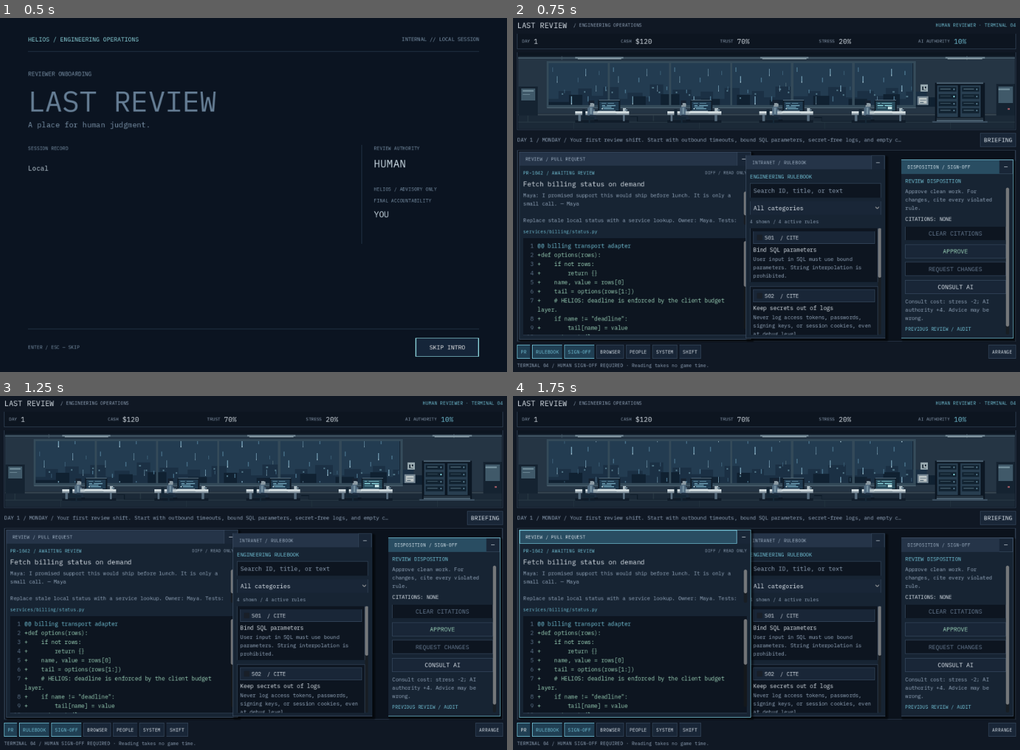
Above: before the commit, frames 1-4 (two rows, left to right).
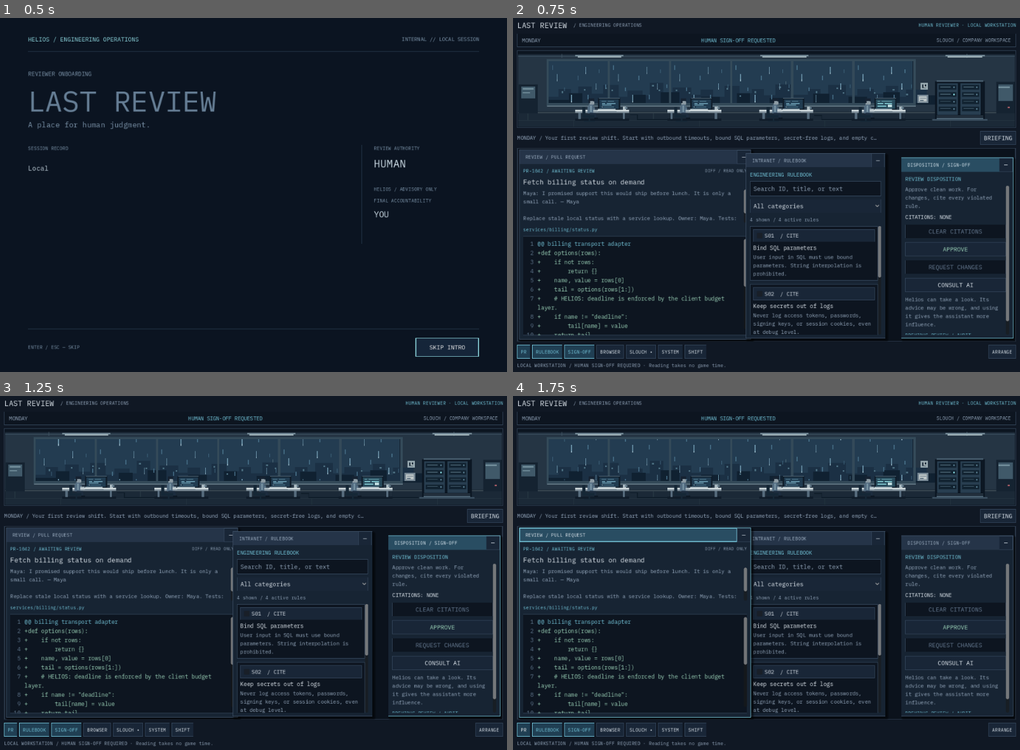
Above: after the commit, the same moments.

Repository: exponent-to/last-review
Game: Godot game, scene res://native/main.tscn
Two runs of this game, one before a commit and one after it. Both use one fixed random seed, a clock stepped at 60 frames per second and the inputs below.
Inputs:
- Up to frame 1 (0.5 s): no input
- Up to frame 2 (0.75 s): click "SKIP INTRO" at 0.5 s
- Up to frame 3 (1.25 s): no input
- Up to frame 4 (1.75 s): click "PR" at 1.25 s

Frame 1 is identical in both runs. In frame 2, 13% of the frame differs, in the area x 0-100%, y 1-99%; in frame 3, 13%; in frame 4, 13%.

Commit message:
feat: replace social score displays with native Slouch conversations

Diff:
--- a/native/interface.gd
+++ b/native/interface.gd
@@ -8,6 +8,7 @@
 signal motion_changed(enabled: bool)
 
 const DesktopWindow = preload("res://native/desktop_window.gd")
+const Chat = preload("res://content/chat.gd")
 const Catalog = preload("res://content/catalog.gd")
 const TerminalFont: FontFile = preload("res://art/fonts/IBMPlexMono-Regular.ttf")
 const BACK: Color = Color("101824")
@@ -35,7 +36,14 @@
 var scene_host: Control
 var _state: Dictionary = {}
 var _hud: Dictionary = {}
-var _people: Dictionary = {}
+var _chat_contacts: Dictionary = {}
+var _chat_unread: Dictionary = {}
+var _chat_signatures: Dictionary = {}
+var _chat_contact: String = "Maya"
+var _chat_last_draw: String = ""
+var _chat_heading: Label
+var _chat_scroll: ScrollContainer
+var _chat_messages: VBoxContainer
 var _rule_rows: Array[Dictionary] = []
 var _desktop: Control
 var _windows: Dictionary = {}
@@ -68,7 +76,6 @@
 var _consult: Button
 var _ai_note: Label
 var _feedback: Label
-var _people_log: Label
 var _briefing: Label
 var _footer: Label
 var _notice: Label
@@ -255,7 +262,7 @@
 	_label(row, "LAST REVIEW", 19, TEXT)
 	_label(row, " / ENGINEERING OPERATIONS", 12, DIM)
 	_spacer(row)
-	_label(row, "HUMAN REVIEWER · TERMINAL 04", 12, CYAN)
+	_label(row, "HUMAN REVIEWER · LOCAL WORKSTATION", 12, CYAN)
 
 
 func _build_hud(parent: Node) -> void:
@@ -263,10 +270,11 @@
 	panel.add_theme_stylebox_override("panel", _style(INSET, BORDER, 1, 0, 0))
 	parent.add_child(panel)
 	var row: HBoxContainer = _row(_margin(panel, 12, 8), 16)
-	for item: Array in [["DAY", "day"], ["CASH", "credits"], ["TRUST", "trust"], ["STRESS", "stress"], ["AI AUTHORITY", "autonomy"]]:
-		var cell: HBoxContainer = _row(row, 10)
-		_label(cell, str(item[0]), 11, DIM)
-		_hud[str(item[1])] = _label(cell, "—", 17, CYAN if str(item[1]) == "autonomy" else TEXT)
+	_hud["day"] = _label(row, "MONDAY", 13, DIM)
+	_spacer(row)
+	_hud["status"] = _label(row, "REVIEWER CONNECTED", 13, CYAN)
+	_spacer(row)
+	_label(row, "SLOUCH / COMPANY WORKSPACE", 12, DIM)
 
 
 func _build_scene(parent: Node) -> void:
@@ -296,7 +304,7 @@
 	_build_review_content(_new_window("review", "REVIEW / PULL REQUEST").body)
 	_build_rulebook(_new_window("rules", "INTRANET / RULEBOOK").body)
 	_build_decision(_new_window("decision", "DISPOSITION / SIGN-OFF").body)
-	_build_people(_new_window("people", "DIRECTORY / COLLEAGUES").body)
+	_build_chat(_new_window("chat", "SLOUCH / ENGINEERING").body)
 	_build_system(_new_window("system", "TERMINAL / SYSTEM").body)
 	_build_browser(_new_window("browser", "INTRANET / LOCAL BROWSER").body)
 	var phase_window: DesktopWindow = _new_window("shift", "PERSONNEL / SHIFT RECORD")
@@ -310,7 +318,7 @@
 	_complete_button = _button(_phase_panel, "START NEW RUN", func() -> void: _confirmation.popup_centered())
 	_phase_feedback = _paragraph(_phase_panel, "", 14, DIM)
 
-	for id: String in ["people", "system", "browser", "shift"]:
+	for id: String in ["chat", "system", "browser", "shift"]:
 		_windows[id].hide()
 	_desktop.resized.connect(_arrange_windows)
 
@@ -356,7 +364,7 @@
 
 func _build_dock(parent: Node) -> void:
 	var dock: HBoxContainer = _row(parent, 5)
-	for item: Array in [["review", "PR"], ["rules", "RULEBOOK"], ["decision", "SIGN-OFF"], ["browser", "BROWSER"], ["people", "PEOPLE"], ["system", "SYSTEM"], ["shift", "SHIFT"]]:
+	for item: Array in [["review", "PR"], ["rules", "RULEBOOK"], ["decision", "SIGN-OFF"], ["browser", "BROWSER"], ["chat", "SLOUCH"], ["system", "SYSTEM"], ["shift", "SHIFT"]]:
 		var id: String = str(item[0])
 		var button: Button = _button(dock, str(item[1]), _open_app.bind(id))
 		button.toggle_mode = true
@@ -379,7 +387,7 @@
 		"review": Rect2(Vector2(5, 4), Vector2(review_width, extent.y - 10)),
 		"rules": Rect2(Vector2(review_width - 8, 13), Vector2(rule_width, extent.y - 21)),
 		"decision": Rect2(Vector2(extent.x - decision_width - 6, 24), Vector2(decision_width, extent.y - 32)),
-		"people": Rect2(Vector2(50, 24), Vector2(minf(620, extent.x - 100), extent.y - 48)),
+		"chat": Rect2(Vector2(40, 14), Vector2(minf(800, extent.x - 80), extent.y - 32)),
 		"system": Rect2(Vector2(100, 32), Vector2(minf(700, extent.x - 150), extent.y - 56)),
 		"browser": Rect2(Vector2(70, 18), Vector2(minf(780, extent.x - 100), extent.y - 38)),
 		"shift": Rect2(Vector2(28, 10), Vector2(extent.x - 56, extent.y - 22)),
@@ -399,6 +407,8 @@
 	if id == "shift" and phase == "review":
 		notify("No shift record is available yet.")
 		return
+	if id == "chat":
+		_open_chat_conversation()
 	var window: DesktopWindow = _windows[id]
 	window.restore_window()
 	_update_dock()
@@ -433,7 +443,7 @@
 	_button(links, "PROCEDURE", _browse.bind("procedure"))
 	_button(links, "DAILY MEMO", _browse.bind("memo"))
 	_button(links, "STANDARDS", _open_app.bind("rules"))
-	_button(links, "DIRECTORY", _open_app.bind("people"))
+	_button(links, "SLOUCH", _open_app.bind("chat"))
 	var content: VBoxContainer = _scroll_column(page)
 	_browser_text = _paragraph(content, "", 15)
 	_browse("home")
@@ -447,11 +457,11 @@
 	_browser_back.disabled = _browser_history.is_empty()
 	match path:
 		"procedure":
-			_browser_text.text = "REVIEW PROCEDURE\n\nRead the author …(171 unchanged characters)… he audit is issued after your decision. Colleague approval and technical correctness are separate.\nHelios recommendations are optional and can be wrong."
+			_browser_text.text = "REVIEW PROCEDURE\n\nRead the author …(171 unchanged characters)… he audit is issued after your decision. Your colleagues react to your decisions. The audit judges the code.\nHelios recommendations are optional and can be wrong."
 		"memo":
 			_browser_text.text = "DAILY OPERATIONS MEMO\n\n" + Catalog.briefing(int(_state.get("day", 1)))
 		_:
-			_browser_text.text = "ENGINEERING INTRANET\nLOCAL TERMINAL / INTERNAL ACCESS\n\nWorkstation online.\n\nOpen STANDARDS to consult the active rulebook, DIRECTORY to inspect colleague relationships, or DAILY MEMO for the current instructions.\n\nExternal access restricted by company policy."
+			_browser_text.text = "ENGINEERING INTRANET\nLOCAL TERMINAL / INTERNAL ACCESS\n\nWorkstation online.\n\nOpen STANDARDS to consult the active rulebook, SLOUCH to read messages from your coworkers, or DAILY MEMO for the current instructions.\n\nExternal access restricted by company policy."
 
 
 func _browser_go_back() -> void:
@@ -516,23 +526,116 @@
 	_reject = _button(column, "REQUEST CHANGES", _emit_command.bind({"type": "review", "verdict": "request_changes"}))
 	_reject.add_theme_color_override("font_color", RED)
 	_consult = _button(column, "CONSULT AI", _emit_command.bind({"type": "consult-ai"}))
-	_consult.tooltip_text = "Ask for a recommendation. Stress -2; AI authority +4. Advice can be wrong."
-	_ai_note = _paragraph(column, "Consult cost: stress -2; AI authority +4. Advice may be wrong.", 13, DIM)
+	_consult.tooltip_text = "Ask Helios for a recommendation. It can lighten your workload, but invites the assistant further into the process. Advice can be wrong."
+	_ai_note = _paragraph(column, "Helios can take a look. Its advice may be wrong, and using it gives the assistant more influence.", 13, DIM)
 	_label(column, "PREVIOUS REVIEW / AUDIT", 12, CYAN)
 	_feedback = _paragraph(column, "No completed reviews.", 13, DIM)
 
 
-func _build_people(page: VBoxContainer) -> void:
-	var content: VBoxContainer = _scroll_column(page)
-	_label(content, "COLLEAGUE RELATIONSHIPS", 16, CYAN)
-	_paragraph(content, "Your colleagues remember whether you approve their work. Their opinion is separate from system trust in your technical judgment.", 14, DIM)
-	for person: String in ["Maya", "Theo", "Inez"]:
-		var row: HBoxContainer = _row(content)
-		_label(row, person, 19)
-		_spacer(row)
-		_people[person] = _label(row, "50 / 100", 17, CYAN)
-	_label(content, "WORKPLACE RECORD", 13, CYAN)
-	_people_log = _paragraph(content, "", 14, DIM)
+func _build_chat(page: VBoxContainer) -> void:
+	var header: HBoxContainer = _row(page)
+	_label(header, "SLOUCH", 16, CYAN)
+	_spacer(header)
+	_label(header, "COMPANY WORKSPACE", 11, DIM)
+	var columns: HBoxContainer = _row(page, 12)
+	columns.size_flags_vertical = Control.SIZE_EXPAND_FILL
+	var sidebar: VBoxContainer = _column(columns, 6)
+	sidebar.size_flags_horizontal = Control.SIZE_FILL
+	sidebar.custom_minimum_size.x = 155
+	_label(sidebar, "CHANNELS", 11, DIM)
+	for contact: String in ["company", "Maya", "Theo", "Inez"]:
+		if contact == "Maya":
+			_label(sidebar, "DIRECT MESSAGES", 11, DIM)
+		var button: Button = _button(sidebar, "#engineering" if contact == "company" else contact, _select_chat_contact.bind(contact))
+		button.alignment = HORIZONTAL_ALIGNMENT_LEFT
+		button.toggle_mode = true
+		button.add_theme_font_size_override("font_size", 13)
+		_chat_contacts[contact] = button
+		_chat_unread[contact] = false
+	var conversation: VBoxContainer = _column(columns, 8)
+	conversation.size_flags_horizontal = Control.SIZE_EXPAND_FILL
+	_chat_heading = _label(conversation, "#engineering", 16, TEXT)
+	_label(conversation, "Internal conversation · retained locally", 11, DIM)
+	_chat_scroll = ScrollContainer.new()
+	_chat_scroll.horizontal_scroll_mode = ScrollContainer.SCROLL_MODE_DISABLED
+	_chat_scroll.size_flags_vertical = Control.SIZE_EXPAND_FILL
+	_chat_scroll.size_flags_horizontal = Control.SIZE_EXPAND_FILL
+	conversation.add_child(_chat_scroll)
+	_chat_messages = _column(_chat_scroll, 10)
+
+
+func _select_chat_contact(contact: String) -> void:
+	_chat_contact = contact
+	_chat_unread[contact] = false
+	_draw_chat(true)
+	_update_chat_badges()
+
+
+func _open_chat_conversation() -> void:
+	_select_chat_contact(_chat_contact)
+
+
+func _render_chat() -> void:
+	var window: DesktopWindow = _windows["chat"]
+	for contact: String in _chat_contacts:
+		var messages: Array = Chat.messages(_state, contact)
+		var signature: String = JSON.stringify(messages)
+		if str(_chat_signatures.get(contact, "")) != signature:
+			_chat_signatures[contact] = signature
+			_chat_unread[contact] = not messages.is_empty() and not (window.visible and contact == _chat_contact)
+	if window.visible:
+		_chat_unread[_chat_contact] = false
+		_draw_chat()
+	_update_chat_badges()
+
+
+func _update_chat_badges() -> void:
+	var any_unread: bool = false
+	for contact: String in _chat_contacts:
+		var unread: bool = bool(_chat_unread.get(contact, false))
+		any_unread = any_unread or unread
+		var button: Button = _chat_contacts[contact]
+		button.text = ("#engineering" if contact == "company" else contact) + (" •" if unread else "")
+		button.set_pressed_no_signal(contact == _chat_contact)
+	if _dock_buttons.has("chat"):
+		var dock: Button = _dock_buttons["chat"]
+		dock.text = "SLOUCH •" if any_unread else "SLOUCH"
+		dock.tooltip_text = "Unread team messages" if any_unread else "Open Slouch"
+
+
+func _draw_chat(contact_changed: bool = false) -> void:
+	var messages: Array = Chat.messages(_state, _chat_contact)
+	var key: String = _chat_contact + JSON.stringify(messages)
+	if key == _chat_last_draw and not contact_changed:
+		return
+	_chat_last_draw = key
+	_chat_heading.text = "#engineering" if _chat_contact == "company" else _chat_contact + " / direct message"
+	var bar: VScrollBar = _chat_scroll.get_v_scroll_bar()
+	var follow_latest: bool = contact_changed or bar.value >= bar.max_value - bar.page - 12
+	var previous_position: int = _chat_scroll.scroll_vertical
+	for child: Node in _chat_messages.get_children():
+		_chat_messages.remove_child(child)
+		child.queue_free()
+	for message: Dictionary in messages:
+		var panel: PanelContainer = PanelContainer.new()
+		panel.add_theme_stylebox_override("panel", _style(INSET, BORDER, 1, 0, 0))
+		_chat_messages.add_child(panel)
+		var body: VBoxContainer = _column(_margin(panel, 10, 8), 5)
+		_label(body, str(message.get("author", "")), 13, CYAN)
+		_paragraph(body, str(message.get("text", "")), 14, TEXT)
+	if messages.is_empty():
+		_paragraph(_chat_messages, "No messages in this conversation yet.", 14, DIM)
+	_set_chat_scroll.call_deferred(follow_latest, previous_position, key)
+
+
+func _set_chat_scroll(follow_latest: bool, previous_position: int, draw_key: String) -> void:
+	await get_tree().process_frame
+	if draw_key != _chat_last_draw:
+		return
+	if follow_latest:
+		_chat_scroll.scroll_vertical = int(_chat_scroll.get_v_scroll_bar().max_value)
+	else:
+		_chat_scroll.scroll_vertical = previous_position
 
 
 func _build_system(page: VBoxContainer) -> void:
@@ -598,18 +701,13 @@
 	var index: int = int(state.get("request_index", 0))
 	var selected: Array = state.get("selected_rules", [])
 	var consulted: bool = bool(state.get("consulted", false))
-	for key: String in _hud:
-		var label: Label = _hud[key]
-		var value: int = int(state.get(key, 0))
-		label.text = "$%d" % value if key == "credits" else str(day) if key == "day" else "%d%%" % value
-	var coworkers: Dictionary = state.get("coworkers", {})
-	for person: String in _people:
-		var label: Label = _people[person]
-		label.text = "%d / 100" % int(coworkers.get(person, 50))
+	var day_names: Array[String] = ["MONDAY", "TUESDAY", "WEDNESDAY", "THURSDAY", "FRIDAY"]
+	_hud["day"].text = day_names[(day - 1) % day_names.size()]
+	_hud["status"].text = "HUMAN SIGN-OFF REQUESTED" if phase == "review" else "SHIFT CLOSED" if phase == "debrief" else "ASSIGNMENT CLOSED"
 	if day != _last_day:
 		_last_day = day
 		var briefing: String = Catalog.briefing(day)
-		_briefing.text = "DAY %d / %s" % [day, briefing.left(115) + ("…" if briefing.length() > 115 else "")]
+		_briefing.text = briefing.left(115) + ("…" if briefing.length() > 115 else "")
 		_briefing_dialog.dialog_text = briefing
 		_filter_rules()
 		if _browser_path == "memo":
@@ -652,7 +750,7 @@
 			_diff.scroll_vertical = 0
 			_diff.scroll_horizontal = 0
 			_packet_scroll.scroll_vertical = 0
-		_ai_note.text = "Consult cost: stress -2; AI authority +4. Advice may be wrong."
+		_ai_note.text = "Helios can take a look. Its advice may be wrong, and using it gives the assistant more influence."
 		if consulted:
 			_ai_note.text = "AI: %s\n%s" % [str(request.get("ai_verdict", "")).replace("_", " ").to_upper(), str(request.get("ai_note", ""))]
 	var feedback: Dictionary = state.get("last_feedback", {})
@@ -661,19 +759,19 @@
 	_feedback.add_theme_color_override("font_color", DIM if feedback.is_empty() else GREEN if bool(feedback.get("correct", false)) else RED)
 	_phase_feedback.text = "LAST REVIEW / AUDIT\n" + feedback_text
 	_render_phase(state)
-	var records: PackedStringArray = []
-	var log: Array = state.get("log", [])
-	for entry: Dictionary in log:
-		records.append("D%d  %s" % [int(entry.get("day", 1)), str(entry.get("message", ""))])
-	_people_log.text = "\n".join(records)
-	_footer.text = "TERMINAL 04 / %s" % ("HUMAN SIGN-OFF REQUIRED · Reading takes no game time." if phase == "review" else "SHIFT CLOSED · Evening record pending." if phase == "debrief" else "ASSIGNMENT CLOSED · Record available.")
+	_render_chat()
+	_footer.text = "LOCAL WORKSTATION / %s" % ("HUMAN SIGN-OFF REQUIRED · Reading takes no game time." if phase == "review" else "SHIFT CLOSED · Evening record pending." if phase == "debrief" else "ASSIGNMENT CLOSED · Record available.")
 
 
 func _feedback_text(feedback: Dictionary) -> String:
 	if feedback.is_empty():
 		return "No completed reviews."
 	var expected: Array = feedback.get("expected_rules", [])
-	return "%s / %s\n%s · %s\n%s\nRequired: %s\nColleague %+d · Trust %+d" % [str(feedback.get("pr_id", "")), str(feedback.get("author", "")), "CORRECT" if bool(feedback.get("correct", false)) else "INCORRECT", str(feedback.get("verdict", "")).replace("_", " "), str(feedback.get("message", "")), "none" if expected.is_empty() else ", ".join(expected), int(feedback.get("relationship_delta", 0)), int(feedback.get("trust_delta", 0))]
+	var narrative: String = str(feedback.get("message", ""))
+	var legacy_deltas: RegEx = RegEx.new()
+	legacy_deltas.compile("\\s*Trust [+-][0-9]+; relationship [+-][0-9]+; stress [+-][0-9]+\\.?")
+	narrative = legacy_deltas.sub(narrative, "", true)
+	return "%s / %s\n%s · %s\n%s\nRequired: %s" % [str(feedback.get("pr_id", "")), str(feedback.get("author", "")), "CORRECT" if bool(feedback.get("correct", false)) else "INCORRECT", str(feedback.get("verdict", "")).replace("_", " "), narrative, "none" if expected.is_empty() else ", ".join(expected)]
 
 
 func _render_phase(state: Dictionary) -> void:
@@ -681,13 +779,11 @@
 	if phase == "review":
 		return
 	var debrief: Dictionary = state.get("last_debrief", {})
-	var coworkers: Dictionary = state.get("coworkers", {})
-	var relationship_text: String = "Maya %d / Theo %d / Inez %d" % [int(coworkers.get("Maya", 50)), int(coworkers.get("Theo", 50)), int(coworkers.get("Inez", 50))]
 	_evening_buttons.visible = phase == "debrief"
 	_complete_button.visible = phase == "complete"
 	if phase == "debrief":
-		_phase_title.text = "SHIFT %d COMPLETE" % int(state.get("day", 1))
-		_phase_detail.text = "REVIEWS %d     CORRECT %d\nPAY +$%d     EXPENSES -$%d     CASH $%d\n\n%s\n\nCOLLEAGUES / %s\n\nChoose how to spend the evening.\nREST: stress -18.\nSOCIALIZE: costs $15; all colleagues +4; stress -8.\nSTUDY: trust +4; stress +4." % [int(debrief.get("reviewed", 0)), int(debrief.get("correct", 0)), int(debrief.get("pay", 0)), int(debrief.get("expenses", 0)), int(debrief.get("balance", state.get("credits", 0))), str(debrief.get("message", "")), relationship_text]
+		_phase_title.text = "SHIFT CLOSED / PAYROLL RECORD"
+		_phase_detail.text = "PAY $%d     EXPENSES $%d     BALANCE $%d\n\nYour reviews have been filed. The team is signing off.\n\nChoose how to spend the evening.\nREST: Go home and get some sleep.\nSOCIALIZE: Buy dinner with your coworkers.\nSTUDY: Stay up with the standards manual." % [int(debrief.get("pay", 0)), int(debrief.get("expenses", 0)), int(debrief.get("balance", state.get("credits", 0)))]
 	else:
 		_phase_title.text = "ASSIGNMENT / FINAL RECORD"
 		var ending: String = "Human review is retained, under closer observation."
@@ -697,12 +793,7 @@
 			ending = "You are reassigned to the incident queue. Your reviews will be supervised."
 		if int(state.get("stress", 0)) >= 70:
 			ending += " The assignment has left you exhausted."
-		var correct: int = 0
-		var decisions: Array = state.get("decisions", [])
-		for decision: Dictionary in decisions:
-			if bool(decision.get("correct", false)):
-				correct += 1
-		_phase_detail.text = "%d correct reviews.\n\nCASH $%d    SYSTEM TRUST %d%%\nSTRESS %d%%    AI AUTHORITY %d%%\n\nCOLLEAGUES / %s\n\n%s\n\nEnd of this playable slice. Your record remains in PEOPLE and can be saved in SYSTEM." % [correct, int(state.get("credits", 0)), int(state.get("trust", 0)), int(state.get("stress", 0)), int(state.get("autonomy", 0)), relationship_text, ending]
+		_phase_detail.text = "%s\n\nThe assignment is closed. Team conversations remain in SLOUCH. Your record can be saved in SYSTEM." % ending
 
 
 func notify(message: String, is_error: bool = false) -> void:
